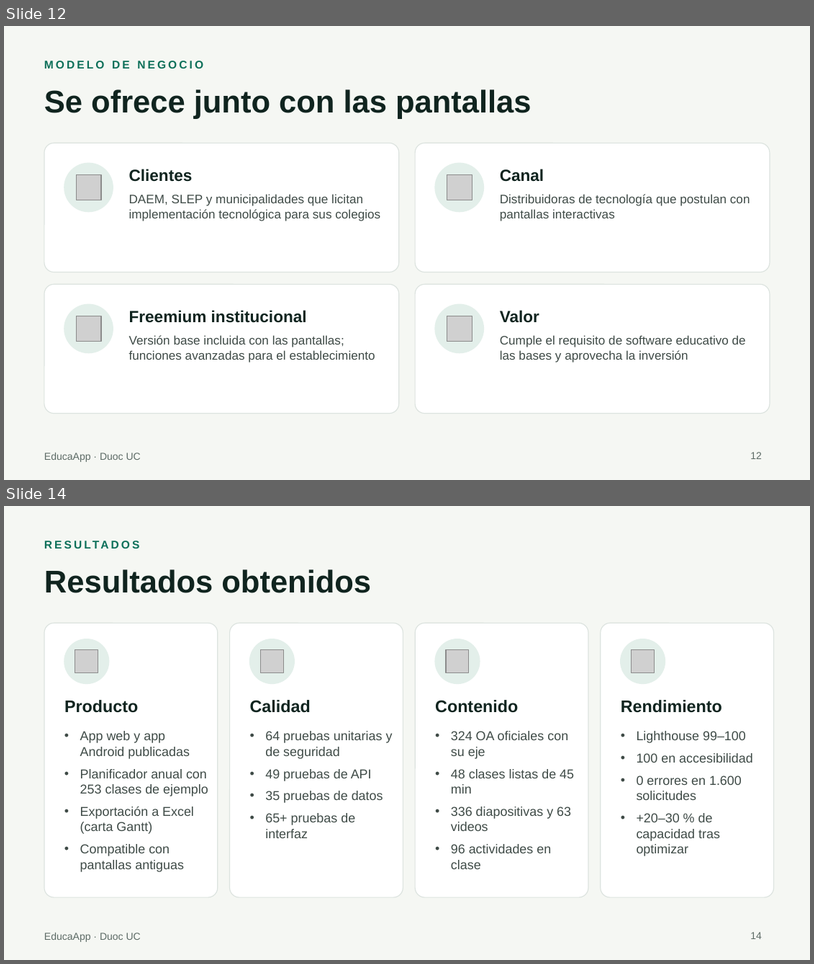
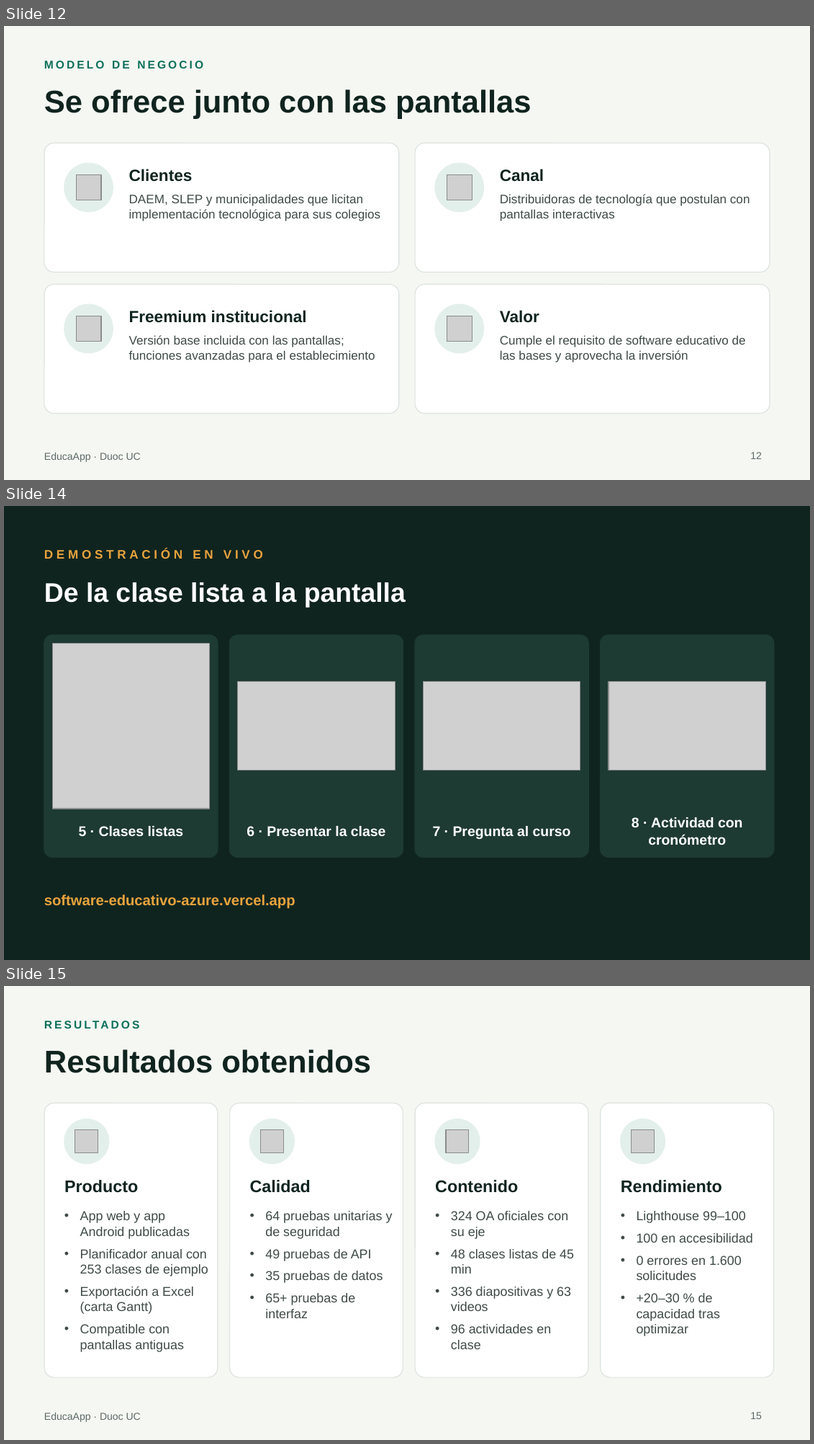
Before and after one commit to alcayuqueo/proyectCAPSTON, a slide deck: Fase 3/Cayuqueo_Alex_Presentacion_Final_EducaApp.pptx. Shown one above the other, each under a label of ours: slides 12 and 14 before the commit, slides 12, 14 and 15 after it; the slides between them are not shown. The pictures are 814x964 and 814x1444 pixels, drawn with LibreOffice and Linux fonts; fonts in the diff are those of the drawing; grey boxes stand for pictures. Boxes give left, top, right and bottom in pixels: in the first picture for what was removed or moved away, otherwise in the second. Text is boxed around its words. In the diff, an @@ line names an element or a change of style, - is before the commit and + after.

```diff
--- a/Fase 3/Cayuqueo_Alex_Presentacion_Final_EducaApp.pptx
+++ b/Fase 3/Cayuqueo_Alex_Presentacion_Final_EducaApp.pptx
@@ slide 14 added at [4,506,810,960], background #10241F @@
@@ text added at [44,549,263,559], 11 pt, text #E8A33D, bold @@
+DEMOSTRACIÓN EN VIVO
@@ text added at [44,582,406,607], 24 pt, text #FFFFFF, bold @@
+De la clase lista a la pantalla
@@ rounded rectangle added at [44,635,218,857], fill #1D3A33, outline #1D3A33 1 pt @@
@@ rounded rectangle added at [230,635,403,857], fill #1D3A33, outline #1D3A33 1 pt @@
@@ rounded rectangle added at [415,635,589,857], fill #1D3A33, outline #1D3A33 1 pt @@
@@ rounded rectangle added at [601,635,774,857], fill #1D3A33, outline #1D3A33 1 pt @@
@@ picture added at [52,643,210,808] @@
@@ picture added at [238,682,395,770] @@
@@ picture added at [423,682,581,770] @@
@@ picture added at [609,682,766,770] @@
@@ text added at [79,826,184,836], 12.5 pt, text #FFFFFF, bold @@
+5 · Clases listas
@@ text added at [247,826,386,836], 12.5 pt, text #FFFFFF, bold @@
+6 · Presentar la clase
@@ text added at [433,826,571,839], 12.5 pt, text #FFFFFF, bold @@
+7 · Pregunta al curso
@@ text added at [632,817,743,844], 12.5 pt, text #FFFFFF, bold @@
+8 · Actividad con cronómetro
@@ text added at [44,894,296,908], 13 pt, text #E8A33D, bold @@
+software-educativo-azure.vercel.app
@@ what was slide 14 is now slide 15 @@
@@ page number at [751,1412,762,1419]: text changed @@
-14
+15
```
Also in this commit, not shown: 1 slide changed, 3 other files.
